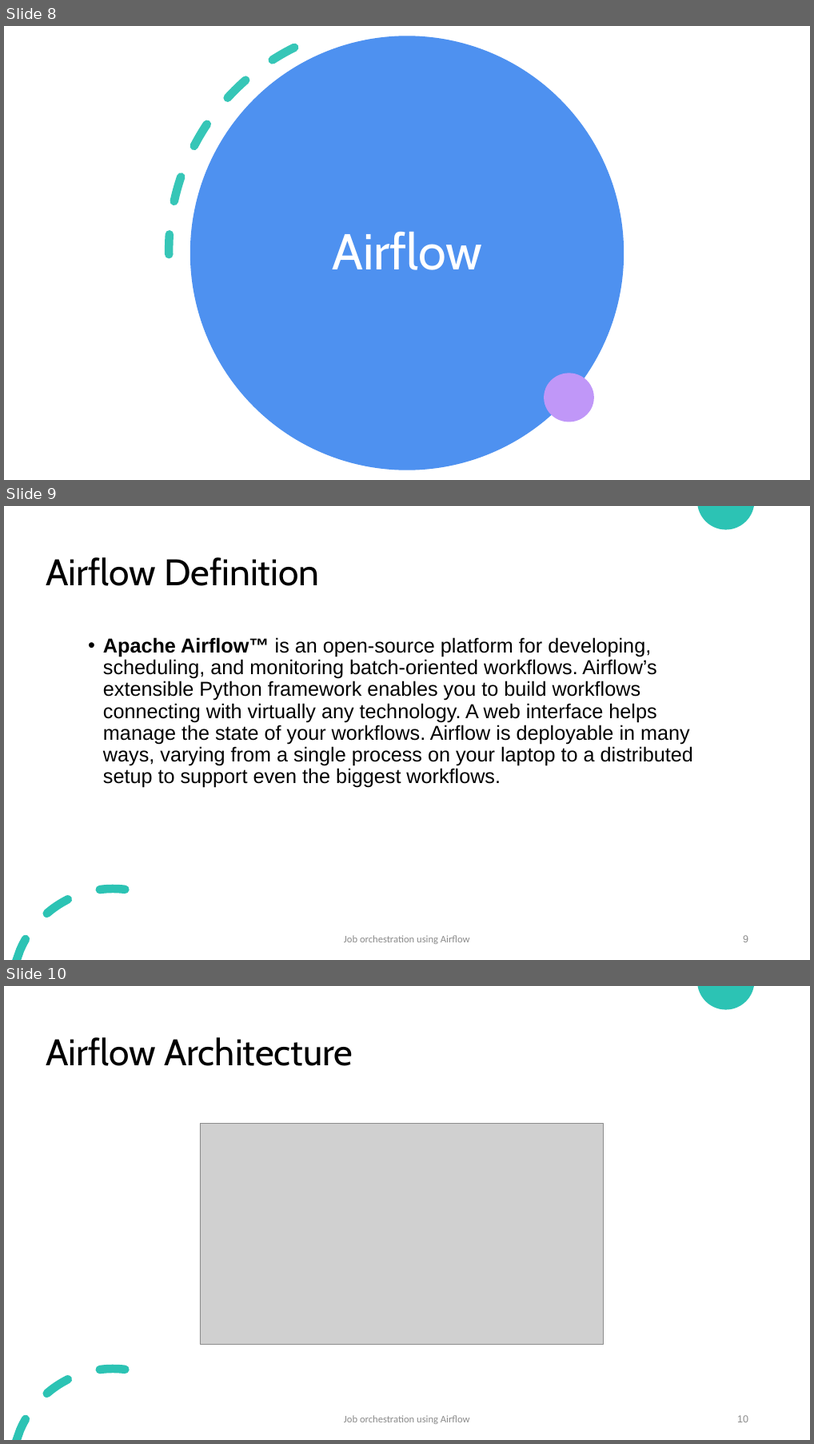
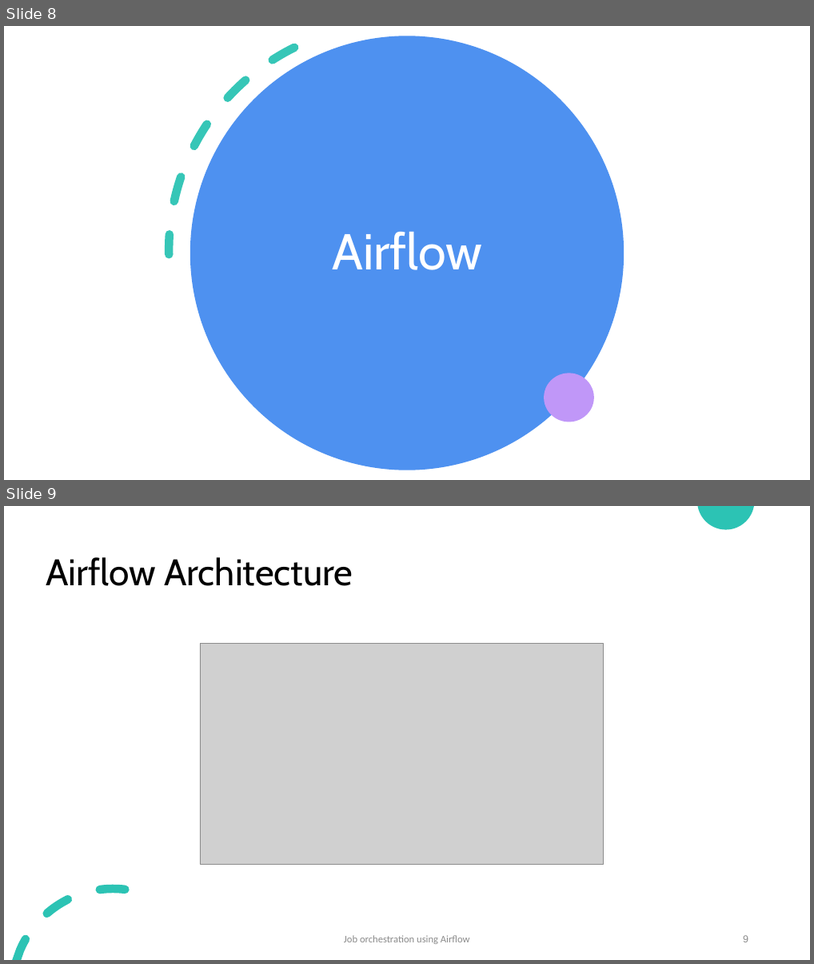
Before and after one commit to a-alabdulslam/Airflow, a slide deck: Job orchestration using Airflow.pptm. Shown one above the other, each under a label of ours: slides 8, 9 and 10 before the commit, slides 8 and 9 after it. The pictures are 814x1444 and 814x964 pixels, drawn with LibreOffice and Linux fonts; fonts in the diff are those of the drawing; grey boxes stand for pictures. Boxes give left, top, right and bottom in pixels: in the first picture for what was removed or moved away, otherwise in the second. Text is boxed around its words. In the diff, an @@ line names an element or a change of style, - is before the commit and + after.

```diff
--- a/Job orchestration using Airflow.pptm
+++ b/Job orchestration using Airflow.pptm
@@ slide 9 removed at [4, 506, 810, 960], background #FFFFFF; not listed: 2 template elements that a slide beside it also shows @@
@@ title removed at [46, 557, 319, 586] @@
-Airflow Definition
@@ text removed at [103, 637, 694, 788] @@
-• Apache Airflow™ is an open-source platform for developing, scheduling, and monitoring batch-oriented workflows. Airflow’s extensible Python framework enables you to build workflows connecting with virtually any technology. A web interface helps manage the state of your workflows. Airflow is deployable in many ways, varying from a single process on your laptop to a distributed setup to support even the biggest workflows.
@@ text removed at [344, 935, 470, 944] @@
-Job orchestration using Airflow
@@ page number removed at [743, 935, 749, 942] @@
-9
@@ what was slide 10 is now slide 9 @@
@@ page number at [743, 935, 749, 942]: text changed @@
-10
+9
```
Also in this commit, not shown: 4 slides changed, 19 other files.
